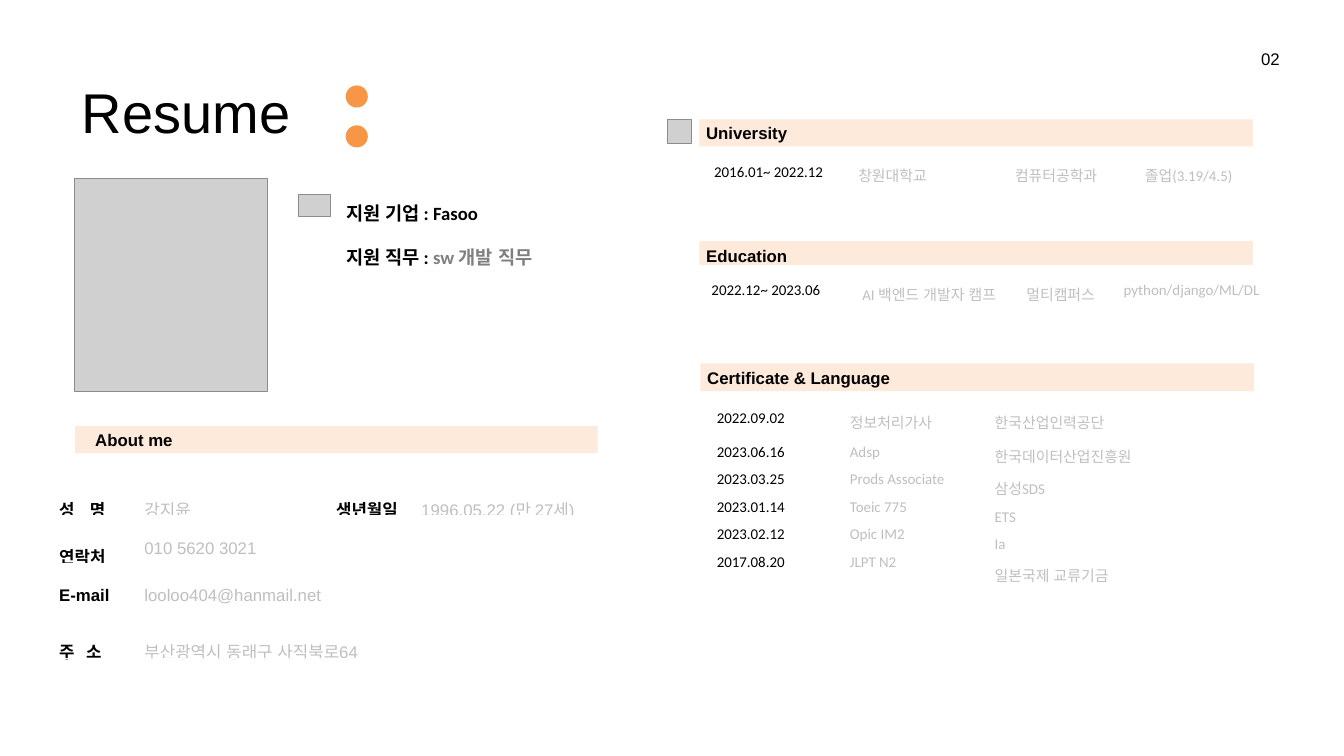
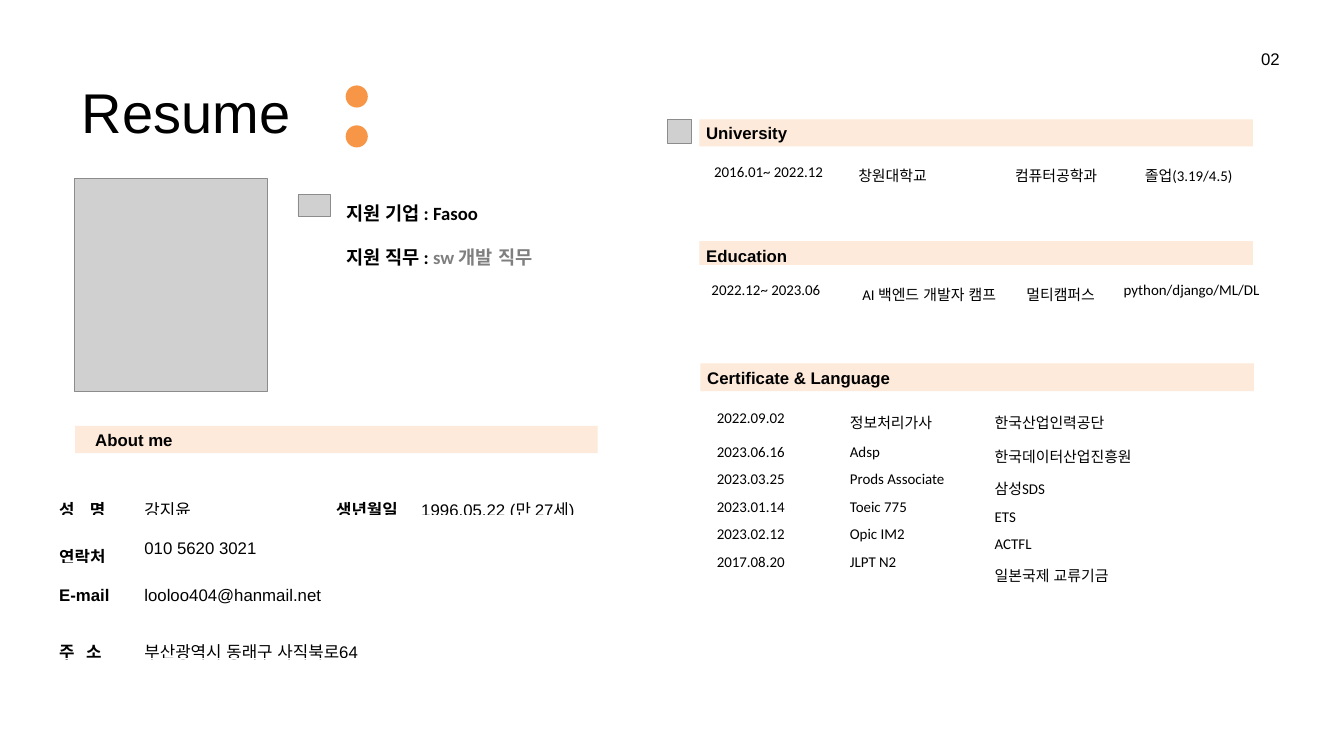
Before and after one commit to looloo404/portfolio, a slide deck: slide 3 of (fasoo)강지윤_프토플리오_멀티캠퍼스.pptx. Drawn at 1344x756 pixels with LibreOffice and Linux fonts; fonts in the diff are those of the drawing; grey boxes stand for pictures; background and template pictures are left out. Boxes give left, top, right and bottom in pixels: in the first picture for what was removed or moved away, otherwise in the second. Text is boxed around its words. In the diff, an @@ line names an element or a change of style, - is before the commit and + after.

```diff
--- a/(fasoo)강지윤_프토플리오_멀티캠퍼스.pptx
+++ b/(fasoo)강지윤_프토플리오_멀티캠퍼스.pptx
@@ table at [708,151,1253,217] @@
@@ text colour #BFBFBF to #000000 in "창원대학교", "컴퓨터공학과", "졸업(3.19/4.5)" @@
@@ table at [705,269,1276,363] @@
@@ text colour #BFBFBF to #000000 in "AI 백엔드 개발자 캠프", "멀티캠퍼스", "python/django/ML/DL" @@
@@ table at [710,397,1214,599] @@
-row 2, column 3: 한국데이터산업진흥원 / 삼성SDS / ETS / Ia / 일본국제 교류기금
+row 2, column 3: 한국데이터산업진흥원 / 삼성SDS / ETS / ACTFL / 일본국제 교류기금
@@ text colour #BFBFBF to #000000 in "정보처리가사", "한국산업인력공단", "Adsp", "Prods Associate" and 3 more places @@
@@ table at [52,470,611,664] @@
@@ text colour #BFBFBF to #000000 in "강지윤", "1996.05.22 (만 27세)", "010 5620 3021", "looloo404@hanmail.net" and 1 more places @@
```
Also in this commit, not shown: 4 other slides changed, 1 other file.
